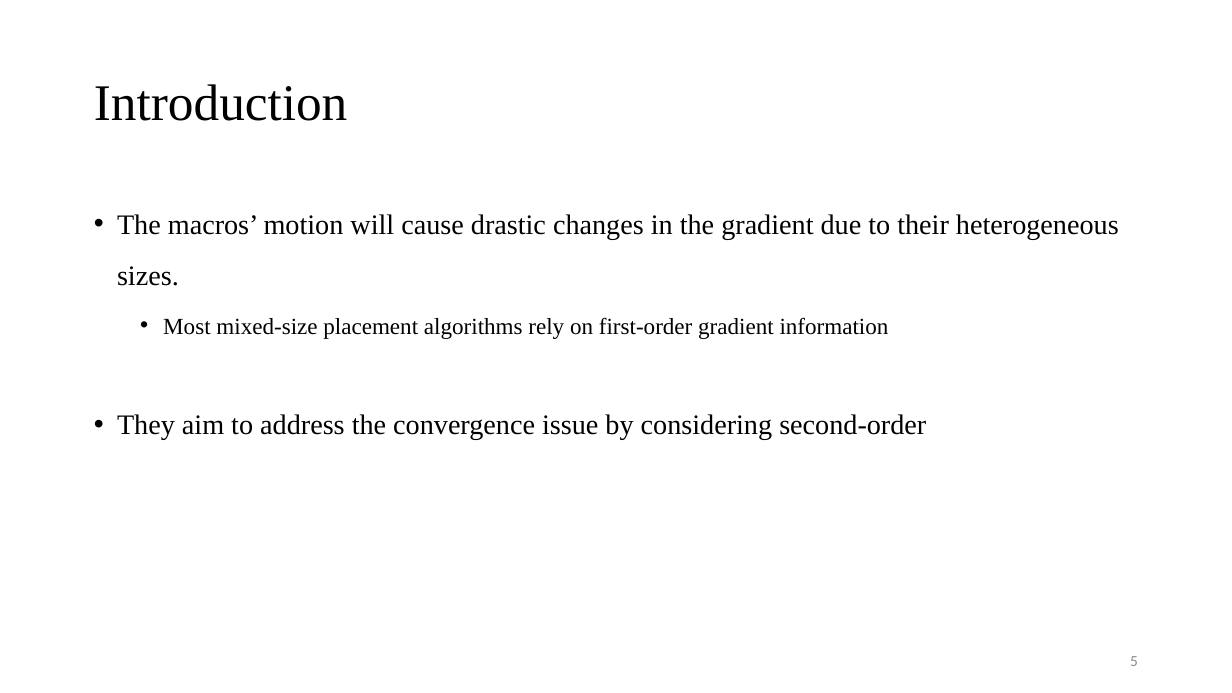
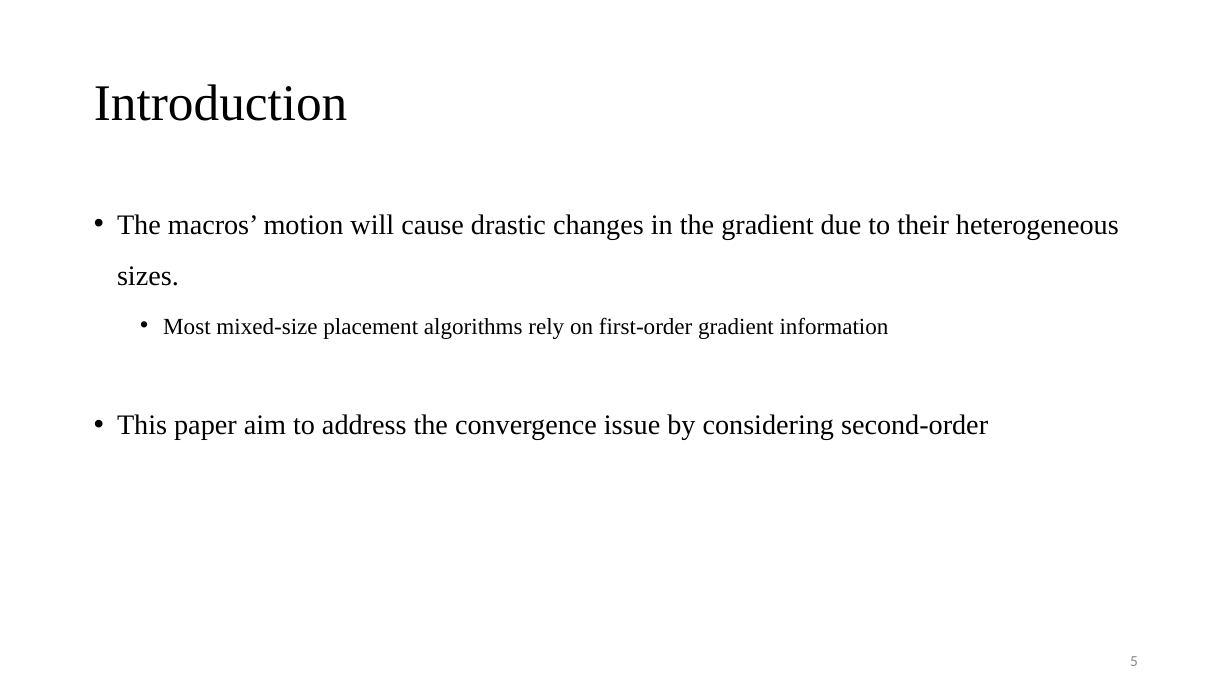
Before and after one commit to Pacific-Feng-Studuies/Studied-Papers, a slide deck: slide 6 of GM/Placement/Stronger Mixed-Size Placement Backbone Considering Second-Order Information/Stronger Mixed-Size Placement Backbone Considering Second-Order Information.pptx. Drawn at 1232x693 pixels with LibreOffice and Linux fonts; fonts in the diff are those of the drawing. Boxes give left, top, right and bottom in pixels: in the first picture for what was removed or moved away, otherwise in the second. Text is boxed around its words. In the diff, an @@ line names an element or a change of style, - is before the commit and + after.

```diff
--- a/GM/Placement/Stronger Mixed-Size Placement Backbone Considering Second-Order Information/Stronger Mixed-Size Placement Backbone Considering Second-Order Information.pptx
+++ b/GM/Placement/Stronger Mixed-Size Placement Backbone Considering Second-Order Information/Stronger Mixed-Size Placement Backbone Considering Second-Order Information.pptx
@@ text at (117,414,988,440): text changed @@
-• They aim to address the convergence issue by considering second-order
+• This paper aim to address the convergence issue by considering second-order
```
Also in this commit, not shown: 4 other slides changed, 1 slide added.
